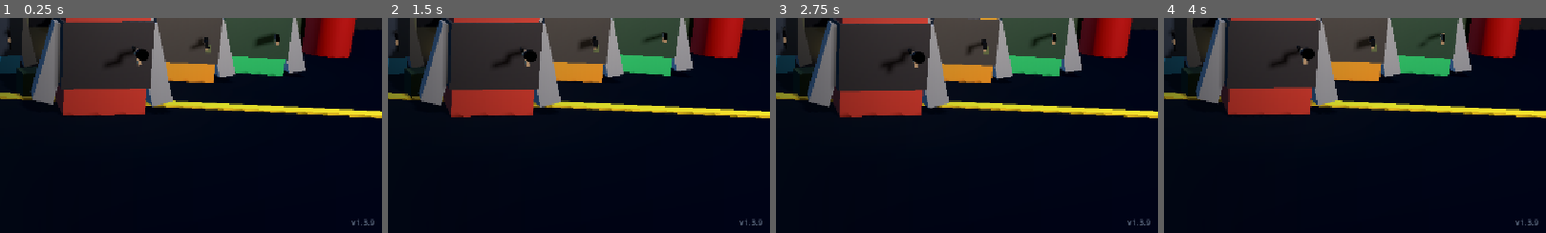
Above: before the commit, frames 1-4 (left to right).
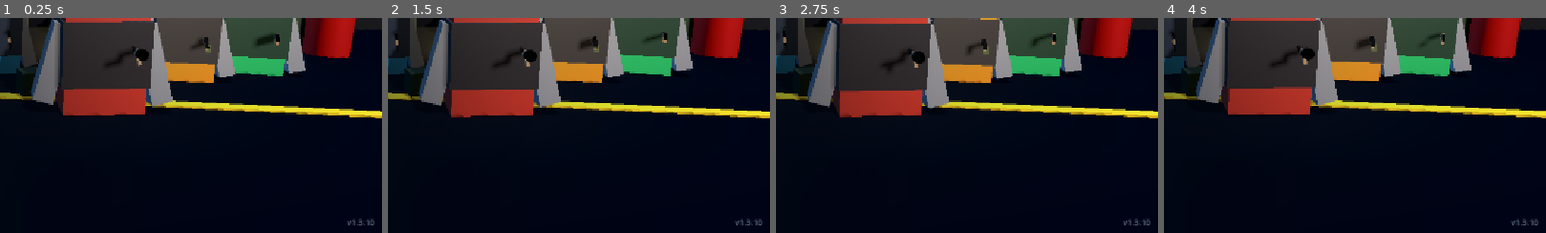
Above: after the commit, the same moments.

Repository: kaanturkogluu/kutukafalar
Game: Godot game, scene res://scenes/ui/lobby.tscn
The game is run twice, just before and just after one commit, with the same random seed, the same clock (stepped at 60 frames per second) and the same inputs.
Inputs (mouse positions are % of the whole screen's width and height, from its top left):
- Up to frame 1 (0.25 s): no input
- Up to frame 2 (1.5 s): tap Enter at 0.5 s; move the mouse to (72, 45) at 0.52 s; hold D (move_right) 0.53-1.25 s; tap G (interact) at 0.6 s; click (72, 45) at 0.67 s; tap Space (jump) at 0.77 s; click "TEK OYUNCU" at 1.25 s
- Up to frame 3 (2.75 s): click "OYUNA BAŞLA" at 2 s
- Up to frame 4 (4 s): click "OYUNA BAŞLA" at 2.75 s; move the mouse to (30, 55) at 3.52 s; hold S (move_backward) from 3.53 s (still down); tap F (kick) at 3.6 s; tap Space (jump) at 3.77 s
The pictures show only the part of the screen within x 49-99%, y 48-98%; the shares and areas given below are measured in that part.

The runs differ from the first frame. In frame 1, 0.1% of the frame differs, in the area x 91-98%, y 93-97%; in frame 2, 0.1%; in frame 3, 0.1%; in frame 4, 0.1%.

Commit message:
feat: kalıcı save sistemi (SaveManager), 11 sektör seviye seçimi ve dokümantasyon güncellemesi (v1.3.10)

Diff:
--- a/project.godot
+++ b/project.godot
@@ -21,6 +21,7 @@
 SoundManager="*res://scripts/autoload/SoundManager.gd"
 AutoUpdater="*res://scripts/autoload/AutoUpdater.gd"
 SettingsManager="*res://scripts/autoload/SettingsManager.gd"
+SaveManager="*res://scripts/autoload/SaveManager.gd"
 
 [display]
 
--- /dev/null
+++ b/scripts/autoload/SaveManager.gd
@@ -0,0 +1,116 @@
+extends Node
+
+# --- Kutu Kafalar: 99 Kat Kalıcı Kayıt Sistemi (SaveManager) ---
+# Oyuncunun ulaştığı en yüksek katı, istatistiklerini ve ilerlemesini user://save_data.json içinde saklar.
+
+const SAVE_FILE_PATH: String = "user://save_data.json"
+
+var highest_unlocked_floor: int = 1
+var total_kills: int = 0
+var total_boss_kills: int = 0
+var total_gold_earned: int = 0
+var total_floors_cleared: int = 0
+var total_runs: int = 0
+
+signal progress_saved
+signal floor_unlocked(new_floor: int)
+
+func _ready() -> void:
+	load_game()
+
+## Oyunu diske kaydeder (user://save_data.json)
+func save_game() -> void:
+	var data = {
+		"version": "1.3.9",
+		"highest_unlocked_floor": highest_unlocked_floor,
+		"total_kills": total_kills,
+		"total_boss_kills": total_boss_kills,
+		"total_gold_earned": total_gold_earned,
+		"total_floors_cleared": total_floors_cleared,
+		"total_runs": total_runs,
+		"saved_at": Time.get_datetime_string_from_system()
+	}
+
+	var file = FileAccess.open(SAVE_FILE_PATH, FileAccess.WRITE)
+	if file:
+		var json_str = JSON.stringify(data, "\t")
+		file.store_string(json_str)
+		file.close()
+		progress_saved.emit()
+		print("[SaveManager] İlerleme başarıyla kaydedildi: En Yüksek Kat ", highest_unlocked_floor)
+	else:
+		push_error("[SaveManager] Kayıt dosyası açılamadı: " + str(FileAccess.get_open_error()))
+
+## Oyunu diskten yükler
+func load_game() -> void:
+	if not FileAccess.file_exists(SAVE_FILE_PATH):
+		print("[SaveManager] Kayıt dosyası henüz yok, yeni profil başlatıldı (Kat 1).")
+		highest_unlocked_floor = 1
+		save_game()
+		return
+
+	var file = FileAccess.open(SAVE_FILE_PATH, FileAccess.READ)
+	if not file:
+		push_error("[SaveManager] Kayıt dosyası okunamadı!")
+		return
+
+	var content = file.get_as_text()
+	file.close()
+
+	var test_json_conv = JSON.new()
+	var error = test_json_conv.parse(content)
+	if error != OK:
+		push_warning("[SaveManager] Kayıt JSON ayrıştırma hatası! Dosya bozulmuş olabilir.")
+		highest_unlocked_floor = 1
+		return
+
+	var data = test_json_conv.data
+	if typeof(data) == TYPE_DICTIONARY:
+		highest_unlocked_floor = clampi(int(data.get("highest_unlocked_floor", 1)), 1, 99)
+		total_kills = int(data.get("total_kills", 0))
+		total_boss_kills = int(data.get("total_boss_kills", 0))
+		total_gold_earned = int(data.get("total_gold_earned", 0))
+		total_floors_cleared = int(data.get("total_floors_cleared", 0))
+		total_runs = int(data.get("total_runs", 0))
+		print("[SaveManager] Kayıt başarıyla yüklendi! En Yüksek Açık Kat: ", highest_unlocked_floor)
+
+## Yeni kat kilidini açar (Kat temizlendiğinde çağrılır)
+func unlock_floor(target_floor: int) -> bool:
+	var clamped_target = clampi(target_floor, 1, 99)
+	if clamped_target > highest_unlocked_floor:
+		highest_unlocked_floor = clamped_target
+		save_game()
+		floor_unlocked.emit(highest_unlocked_floor)
+		print("[SaveManager] YENİ KAT KİLİDİ AÇILDI: Kat ", highest_unlocked_floor)
+		return true
+	return false
+
+func get_highest_unlocked_floor() -> int:
+	return highest_unlocked_floor
+
+func record_kill(is_boss: bool = false) -> void:
+	total_kills += 1
+	if is_boss:
+		total_boss_kills += 1
+
+func record_gold(amount: int) -> void:
+	if amount > 0:
+		total_gold_earned += amount
+
+func record_floor_cleared() -> void:
+	total_floors_cleared += 1
+	save_game()
+
+func record_run_started() -> void:
+	total_runs += 1
+	save_game()
+
+## Kaydı sıfırlama (İsteğe bağlı test/ayarlar için)
+func reset_progress() -> void:
+	highest_unlocked_floor = 1
+	total_kills = 0
+	total_boss_kills = 0
+	total_gold_earned = 0
+	total_floors_cleared = 0
+	save_game()
+	print("[SaveManager] İlerleme sıfırlandı.")
--- a/scripts/ui/LevelSelect.gd
+++ b/scripts/ui/LevelSelect.gd
@@ -1,10 +1,11 @@
 extends CanvasLayer
 
-# --- Profesyonel Taktiksel Seviye Seçim Penceresi (No Icons, Sleek Modern Grid) ---
+# --- Profesyonel Taktiksel Seviye Seçim Penceresi (11 Sektör & 99 Kat Desteği) ---
 signal level_start_requested(target_level: int)
 signal shop_requested
 
 @onready var panel: Panel = $Panel
+@onready var header_box: VBoxContainer = $Panel/VBoxContainer/HeaderBox
 @onready var chapter_title: Label = $Panel/VBoxContainer/HeaderBox/ChapterTitle
 @onready var completed_label: Label = $Panel/VBoxContainer/HeaderBox/CompletedLabel
 @onready var grid_container: GridContainer = $Panel/VBoxContainer/GridContainer
@@ -14,35 +15,14 @@
 @onready var shop_button: Button = $Panel/VBoxContainer/HBoxActions/ShopButton
 
 var current_completed_level: int = 1
-var selected_level: int = 2
-var max_unlocked_level: int = 2
+var selected_level: int = 1
+var max_unlocked_level: int = 1
+var current_viewed_sector: int = 1
 var level_buttons: Dictionary = {} # level_num -> Button
 
-# Seviye isimleri (Profesyonel taktiksel başlıklar - Emojisiz)
-const LEVEL_SUBTITLES: Dictionary = {
-	1: "SOKAK GİRİŞİ",
-	2: "KAVŞAK DEVRİYESİ",
-	3: "PARK ALANI",
-	4: "KUZEY ÇIKMAZI",
-	5: "BARİKAT HATTI",
-	6: "EVLER BÖLGESİ",
-	7: "BAKKAL VİTRİNİ",
-	8: "DAR GEÇİTLER",
-	9: "MAHALLE ŞEFİ [BOSS]"
-}
-
-# Taktiksel İstihbarat ve Görev Detayları
-const LEVEL_DESCRIPTIONS: Dictionary = {
-	1: "Mahallenin girişindeki ilk zombi dalgalarını temizleyin. Temel hareket ve nişan alma becerilerini test edin.",
-	2: "Dört yol ağzında devriye görevi. Zombiler her iki caddeden aynı anda yaklaşacak. Çapraz ateşe dikkat edin.",
-	3: "Geniş park alanında çatışma. Açık alanda hareketli kalarak zombi sürüsünü arkanızda toplayın.",
-	4: "Kuzey çıkmazı barikatları. Dar koridorda patlayıcı varilleri kullanarak kalabalık grupları yok edin.",
-	5: "Savunma hattı testi. Hızlı zombi koşucuları ön saflarda hücuma kalkacak. Mesafenizi koruyun.",
-	6: "Terk edilmiş evler arası devriye. Binaların arasından çıkan pusulara karşı arkanızı kollayın.",
-	7: "Yağmalanmış bakkal etrafında çatışma. Hurda araçları ve siperleri kullanarak zombi akınını kırın.",
-	8: "Bölüm Şefi öncesi son dar geçitler. Yoğun zombi hücumu bekleniyor, mühimmatı tasarruflu harcayın.",
-	9: "Mahalle Şefi sahneye iniyor! Yüksek can ve ezici saldırı gücüne sahip. Varilleri stratejik patlatın."
-}
+var sector_nav_box: HBoxContainer = null
+var prev_sector_btn: Button = null
+var next_sector_btn: Button = null
 
 func _ready() -> void:
 	visible = false
@@ -50,15 +30,51 @@
 		start_button.pressed.connect(_on_start_pressed)
 	if shop_button:
 		shop_button.pressed.connect(_on_shop_pressed)
+	_setup_sector_navigation()
+
+func _setup_sector_navigation() -> void:
+	if not header_box:
+		return
+
+	sector_nav_box = HBoxContainer.new()
+	sector_nav_box.alignment = BoxContainer.ALIGNMENT_CENTER
+	sector_nav_box.theme_override_constants.set("separation", 16)
+
+	prev_sector_btn = Button.new()
+	prev_sector_btn.text = "◀ ÖNCEKİ SEKTÖR"
+	prev_sector_btn.custom_minimum_size = Vector2(160, 32)
+	prev_sector_btn.pressed.connect(_on_prev_sector_pressed)
+
+	next_sector_btn = Button.new()
+	next_sector_btn.text = "SONRAKİ SEKTÖR ▶"
+	next_sector_btn.custom_minimum_size = Vector2(160, 32)
+	next_sector_btn.pressed.connect(_on_next_sector_pressed)
+
+	sector_nav_box.add_child(prev_sector_btn)
+	sector_nav_box.add_child(next_sector_btn)
+	header_box.add_child(sector_nav_box)
+
+func _on_prev_sector_pressed() -> void:
+	if current_viewed_sector > 1:
+		current_viewed_sector -= 1
+		_build_level_grid()
+
+func _on_next_sector_pressed() -> void:
+	if current_viewed_sector < 11:
+		current_viewed_sector += 1
+		_build_level_grid()
 
 func open_level_window(completed_lvl: int, p_max_unlocked: int = -1) -> void:
 	current_completed_level = completed_lvl
 	if p_max_unlocked > 0:
 		max_unlocked_level = p_max_unlocked
 	else:
-		max_unlocked_level = max(max_unlocked_level, completed_lvl + 1)
-
-	selected_level = clamp(completed_lvl + 1, 1, 9)
+		max_unlocked_level = max(SaveManager.get_highest_unlocked_floor(), completed_lvl + 1)
+
+	selected_level = clampi(completed_lvl + 1, 1, 99)
+	var info = LevelData.get_chapter_for_level(selected_level)
+	current_viewed_sector = info.get("sector", 1)
+
 	visible = true
 	Input.mouse_mode = Input.MOUSE_MODE_VISIBLE
 	_build_level_grid()
@@ -72,19 +88,27 @@
 	if not grid_container:
 		return
 
-	# Eski butonları temizle
 	for child in grid_container.get_children():
 		child.queue_free()
 	level_buttons.clear()
 
-	var info = LevelData.get_chapter_for_level(selected_level)
+	current_viewed_sector = clampi(current_viewed_sector, 1, 11)
+	var sector_data = LevelData.SECTORS[current_viewed_sector - 1]
+	var min_lvl: int = sector_data["min_level"]
+	var max_lvl: int = sector_data["max_level"]
+
 	if chapter_title:
-		chapter_title.text = "SEKTÖR %d: %s" % [info.get("sector", 1), str(info.get("sector_name", info.get("theme", "GİRİŞ"))).to_upper()]
+		chapter_title.text = "SEKTÖR %d / 11: %s (KAT %02d - %02d)" % [current_viewed_sector, str(sector_data.get("theme", "")).to_upper(), min_lvl, max_lvl]
 	if completed_label:
-		completed_label.text = "ASANSÖR HEDEFİ: KAT %02d // TAHLİYEYE KALAN: %d KAT" % [selected_level, max(0, 99 - selected_level)]
-
-	# 1'den 9'a kadar seviye grid kartları oluştur (3x3 Yan Yana Grid)
-	for lvl in range(1, 10):
+		completed_label.text = "EN YÜKSEK AÇIK KAT: %02d // TAHLİYEYE KALAN: %d KAT" % [max_unlocked_level, max(0, 99 - max_unlocked_level)]
+
+	if prev_sector_btn:
+		prev_sector_btn.disabled = (current_viewed_sector <= 1)
+	if next_sector_btn:
+		next_sector_btn.disabled = (current_viewed_sector >= 11)
+
+	# Bu sektörün 9 katlık grid kartlarını oluştur (3x3 Yan Yana Grid)
+	for lvl in range(min_lvl, max_lvl + 1):
 		var btn = Button.new()
 		btn.custom_minimum_size = Vector2(236, 72)
 		btn.focus_mode = Control.FOCUS_NONE
@@ -93,8 +117,8 @@
 		var is_locked = lvl > max_unlocked_level
 		btn.disabled = is_locked
 
-		# Buton tıklandığında seviyeyi seç
-		btn.pressed.connect(func(): _select_level(lvl))
+		var target_lvl = lvl
+		btn.pressed.connect(func(): _select_level(target_lvl))
 
 		grid_container.add_child(btn)
 		level_buttons[lvl] = btn
@@ -105,15 +129,14 @@
 		return
 	selected_level = lvl
 	_update_details()
-	# Tüm butonların stillerini ve seçili durum metinlerini güncelle
 	for l in level_buttons.keys():
 		_style_button(level_buttons[l], l)
 
 func _style_button(btn: Button, lvl: int) -> void:
 	var is_completed = lvl <= current_completed_level
 	var is_locked = lvl > max_unlocked_level
-	var is_boss = (lvl % 9 == 0)
-	var subtitle = LevelData.FLOOR_NAMES.get(lvl, LEVEL_SUBTITLES.get(lvl, "KAT " + str(lvl))).to_upper()
+	var is_boss = LevelData.is_boss_level(lvl)
+	var subtitle = LevelData.FLOOR_NAMES.get(lvl, "KAT " + str(lvl)).to_upper()
 
 	var status_text = "AÇIK"
 	if lvl == selected_level:
@@ -130,7 +153,6 @@
 
 	btn.text = "KAT %02d: %s\n[ %s ]" % [lvl, subtitle, status_text]
 
-	# Temel Normal Stil
 	var normal_sb = StyleBoxFlat.new()
 	normal_sb.corner_radius_top_left = 6
 	normal_sb.corner_radius_top_right = 6
@@ -141,11 +163,9 @@
 	normal_sb.content_margin_left = 10
 	normal_sb.content_margin_right = 10
 
-	# Hover Stili
 	var hover_sb = normal_sb.duplicate() as StyleBoxFlat
 
 	if lvl == selected_level:
-		# Aktif Seçili Kart: Kehribar (Amber) Taktiksel Çerçeve
 		normal_sb.bg_color = Color(0.13, 0.10, 0.05, 0.95)
 		normal_sb.border_color = Color(0.95, 0.68, 0.18, 1.0)
 		normal_sb.border_width_left = 3
@@ -163,7 +183,6 @@
 		btn.add_theme_color_override("font_color", Color(1.0, 0.95, 0.8))
 		btn.add_theme_color_override("font_hover_color", Color(1.0, 1.0, 1.0))
 	elif is_completed:
-		# Tamamlanmış Görev: Koyu Taktiksel Zümrüt Yeşili
 		normal_sb.bg_color = Color(0.06, 0.11, 0.08, 0.9)
 		normal_sb.border_color = Color(0.2, 0.48, 0.3, 0.9)
 		normal_sb.border_width_left = 2
@@ -181,7 +200,6 @@
 		btn.add_theme_color_override("font_color", Color(0.7, 0.92, 0.76))
 		btn.add_theme_color_override("font_hover_color", Color(0.9, 1.0, 0.94))
 	elif is_locked:
-		# Kilitli Görev: Sönük Grafit Gri
 		normal_sb.bg_color = Color(0.05, 0.06, 0.08, 0.6)
 		normal_sb.border_color = Color(0.16, 0.18, 0.22, 0.4)
 		normal_sb.border_width_left = 1
@@ -191,7 +209,6 @@
 		hover_sb = normal_sb
 		btn.add_theme_color_override("font_disabled_color", Color(0.36, 0.4, 0.46))
 	else:
-		# Açık Görev (Sıradaki veya Oynanabilir)
 		if is_boss:
 			normal_sb.bg_color = Color(0.18, 0.07, 0.08, 0.95)
 			normal_sb.border_color = Color(0.75, 0.22, 0.25, 0.9)
@@ -224,23 +241,25 @@
 
 func _update_details() -> void:
 	var info = LevelData.get_chapter_for_level(selected_level)
-	var subtitle = LEVEL_SUBTITLES.get(selected_level, "SEVİYE " + str(selected_level))
-	var desc = LEVEL_DESCRIPTIONS.get(selected_level, "Zombi sürüleri açık sokak aralıklarından hücum edecek.")
+	var subtitle = LevelData.FLOOR_NAMES.get(selected_level, "KAT " + str(selected_level)).to_upper()
 
 	if detail_title:
 		if info.get("is_boss_level", false):
-			detail_title.text = "GÖREV DOSYASI // SEVİYE %02d: %s [BOSS TEHLİKESİ]" % [selected_level, subtitle]
+			detail_title.text = "GÖREV DOSYASI // KAT %02d: %s [BOSS TEHLİKESİ]" % [selected_level, subtitle]
 			detail_title.modulate = Color(1.0, 0.35, 0.35)
 		else:
-			detail_title.text = "GÖREV DOSYASI // SEVİYE %02d: %s" % [selected_level, subtitle]
+			detail_title.text = "GÖREV DOSYASI // KAT %02d: %s" % [selected_level, subtitle]
 			detail_title.modulate = Color(0.35, 0.85, 1.0)
 
 	if detail_desc:
-		detail_desc.text = desc
+		if info.get("is_boss_level", false):
+			detail_desc.text = "⚠️ DİKKAT: %s bu katta bekliyor! Yüksek can ve ezici saldırı gücü. Varilleri ve siperleri koordineli kullanın." % str(info.get("boss_name", "SEKTÖR BOSS'U")).to_upper()
+		else:
+			detail_desc.text = "Sektör %d: %s. Zombi sürüleri açık koridor ve aralıklardan hücum edecek. Hedef: Asansörü açıp bir sonraki kata tırmanın." % [info.get("sector", 1), str(info.get("theme", ""))]
 
 	if start_button:
 		if multiplayer.is_server():
-			start_button.text = "SEVİYE %02d BAŞLAT" % selected_level
+			start_button.text = "KAT %02d BAŞLAT" % selected_level
 			start_button.disabled = false
 		else:
 			start_button.text = "ODA SAHİBİNİN SEVİYEYİ SEÇMESİ BEKLENİYOR..."
--- a/scripts/world/MainLevel.gd
+++ b/scripts/world/MainLevel.gd
@@ -558,6 +558,11 @@
 func _on_floor_cleared() -> void:
 	var info = LevelData.get_chapter_for_level(current_floor)
 	print("[Seviye Tamamlandı] Seviye ", current_floor, " (", info["theme"], ") temizlendi! Asansör kapıları açılıyor...")
+
+	# Kalıcı kayıt sistemini güncelle:
+	SaveManager.record_floor_cleared()
+	SaveManager.unlock_floor(current_floor + 1)
+
 	_announce_floor_cleared.rpc(info.get("is_boss_level", false))
 	elevator.set_elevator_state.rpc(true)
 
@@ -579,7 +584,8 @@
 @rpc("call_local", "reliable")
 func _open_level_select_ui(completed_lvl: int) -> void:
 	if level_select_ui:
-		level_select_ui.open_level_window(completed_lvl)
+		var max_unlocked = SaveManager.get_highest_unlocked_floor()
+		level_select_ui.open_level_window(completed_lvl, max_unlocked)
 
 @rpc("call_local", "reliable")
 func _close_level_select_ui() -> void:
--- a/version.json
+++ b/version.json
@@ -1,6 +1,6 @@
 {
-    "version":  "v1.3.9",
+    "version":  "v1.3.10",
     "download_url":  "https://raw.githubusercontent.com/kaanturkogluu/kutukafalar/main/builds/KutuKafalar.pck",
-    "pck_size":  684012,
+    "pck_size":  687428,
     "changelog":  "- Çok Oyunculu Eşya ve Silah Düşüşü: Zombilerden düşen silah, cephane, altın, can ve varillerin tüm  …(338 unchanged characters)…
 }
Not shown, added: scripts/autoload/SaveManager.gd.uid
Not shown, changed: .agents/skills/boxhead-godot/SKILL.md
Not shown, changed: PROJE_MIMARISI_VE_REHBER.md
Not shown, changed: builds/KutuKafalar.pck
